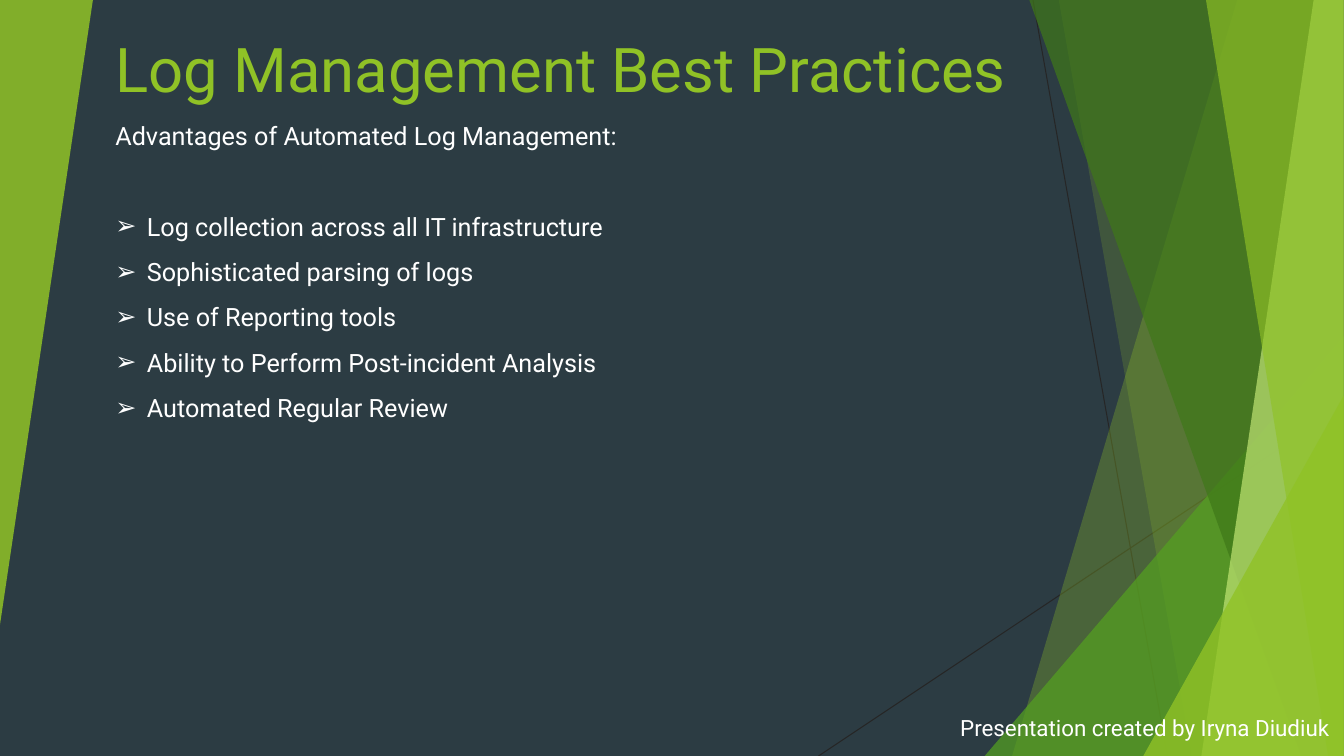
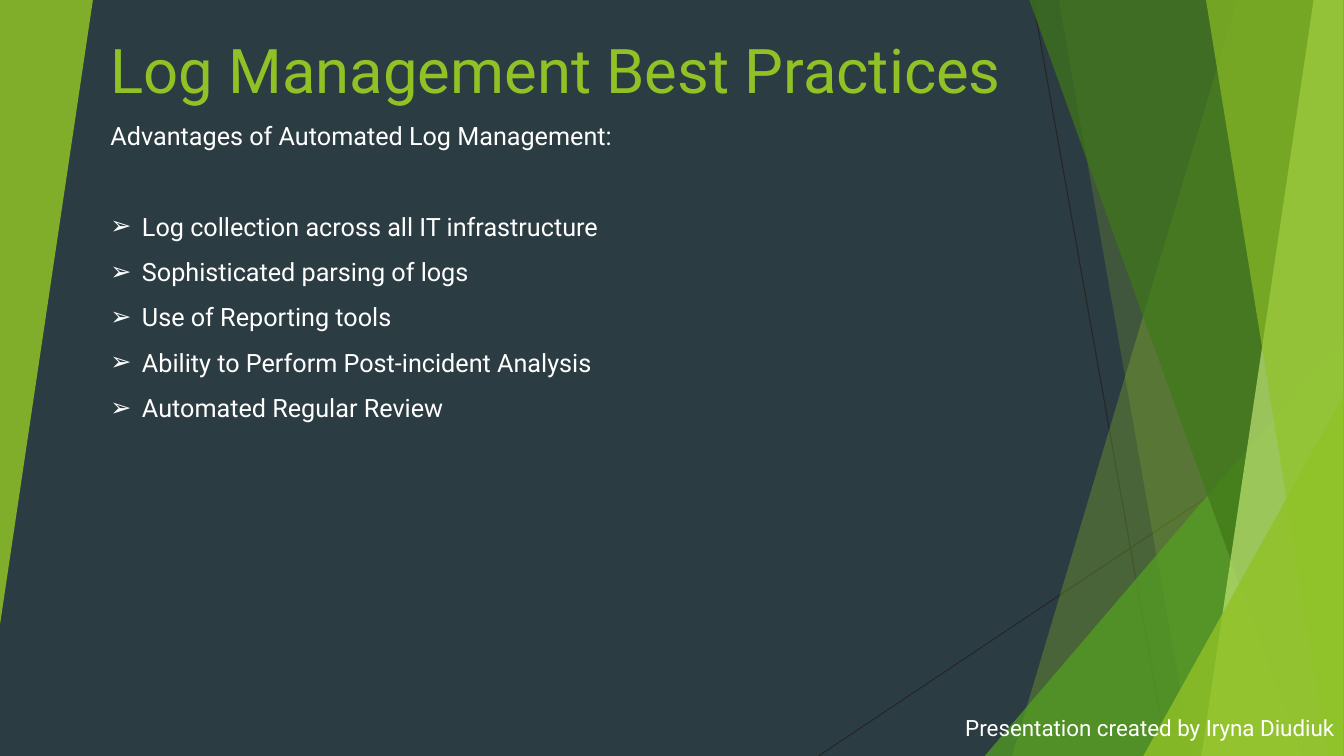
Before and after one commit to irynadiudiuk/Dev_Ops_Mentorship_Program, a slide deck: slide 7 of Logging_and_Monitoring.pptx. Drawn at 1344x756 pixels with LibreOffice and Linux fonts; fonts in the diff are those of the drawing. Boxes give left, top, right and bottom in pixels: in the first picture for what was removed or moved away, otherwise in the second. Text is boxed around its words. In the diff, an @@ line names an element or a change of style, - is before the commit and + after.

```diff
--- a/Logging_and_Monitoring.pptx
+++ b/Logging_and_Monitoring.pptx
@@ title "Log Management Best Practices" moved from (x1=116, y1=47, x2=1006, y2=105) to (x1=110, y1=48, x2=1001, y2=106) @@
@@ text "Advantages of Automated Log Management:" moved from (x1=115, y1=126, x2=616, y2=423) to (x1=110, y1=126, x2=611, y2=423) @@
@@ triangle removed at (x1=985, y1=336, x2=1344, y2=756) @@
@@ freeform shape added at (x1=985, y1=336, x2=1344, y2=756), fill #54A021 at 72% opacity @@
@@ triangle removed at (x1=1143, y1=396, x2=1344, y2=756) @@
@@ freeform shape added at (x1=1143, y1=396, x2=1344, y2=756), fill #90C226 at 80% opacity @@
@@ subtitle "Presentation created by Iryna Diudiuk" moved from (x1=960, y1=715, x2=1329, y2=742) to (x1=965, y1=715, x2=1334, y2=742) @@
```
Also in this commit, not shown: 15 other slides changed, 1 slide removed.
